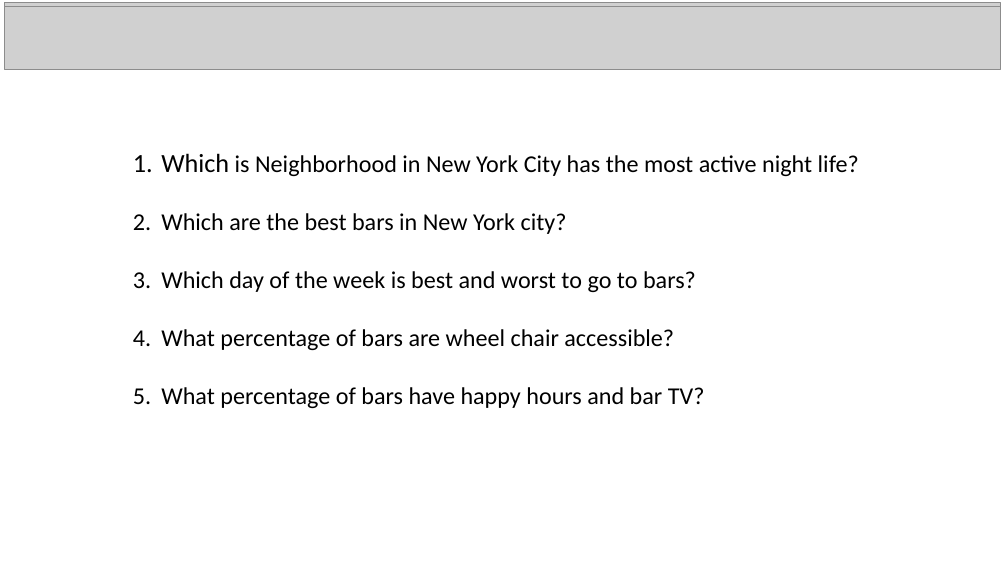
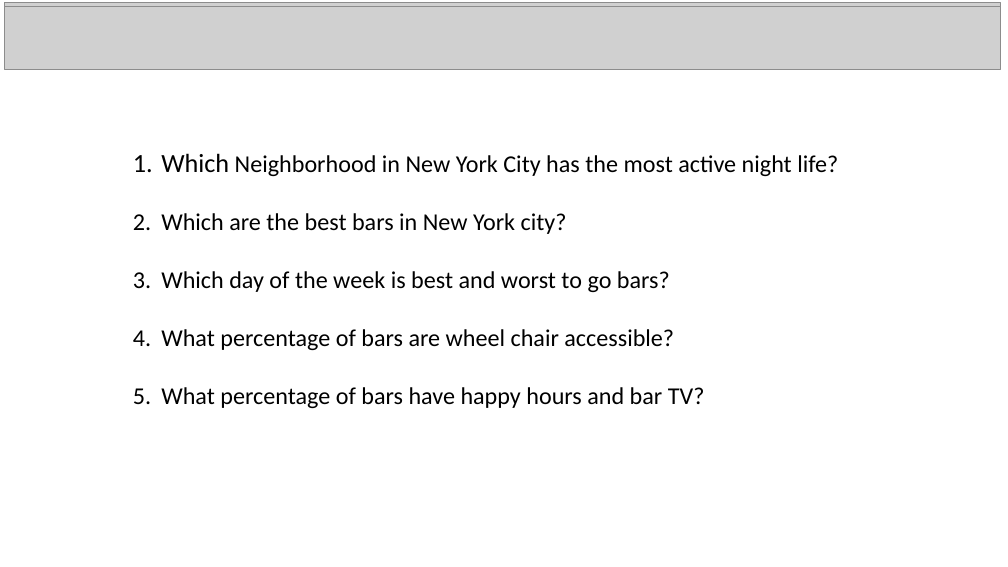
Before and after one commit to basantdhital/MY_pro, a slide deck: slide 3 of bars_presentation.pptx. Drawn at 1008x567 pixels with LibreOffice and Linux fonts; fonts in the diff are those of the drawing; grey boxes stand for pictures. Boxes give left, top, right and bottom in pixels: in the first picture for what was removed or moved away, otherwise in the second. Text is boxed around its words. In the diff, an @@ line names an element or a change of style, - is before the commit and + after.

```diff
--- a/bars_presentation.pptx
+++ b/bars_presentation.pptx
@@ text at bbox=[161, 153, 838, 176]: text changed @@
-1. Which is Neighborhood in New York City has the most active night life?
+1. Which Neighborhood in New York City has the most active night life?
@@ text at bbox=[161, 271, 670, 292]: text changed @@
-3. Which day of the week is best and worst to go to bars?
+3. Which day of the week is best and worst to go bars?
```
Also in this commit, not shown: 3 other slides changed, 2 other files.
